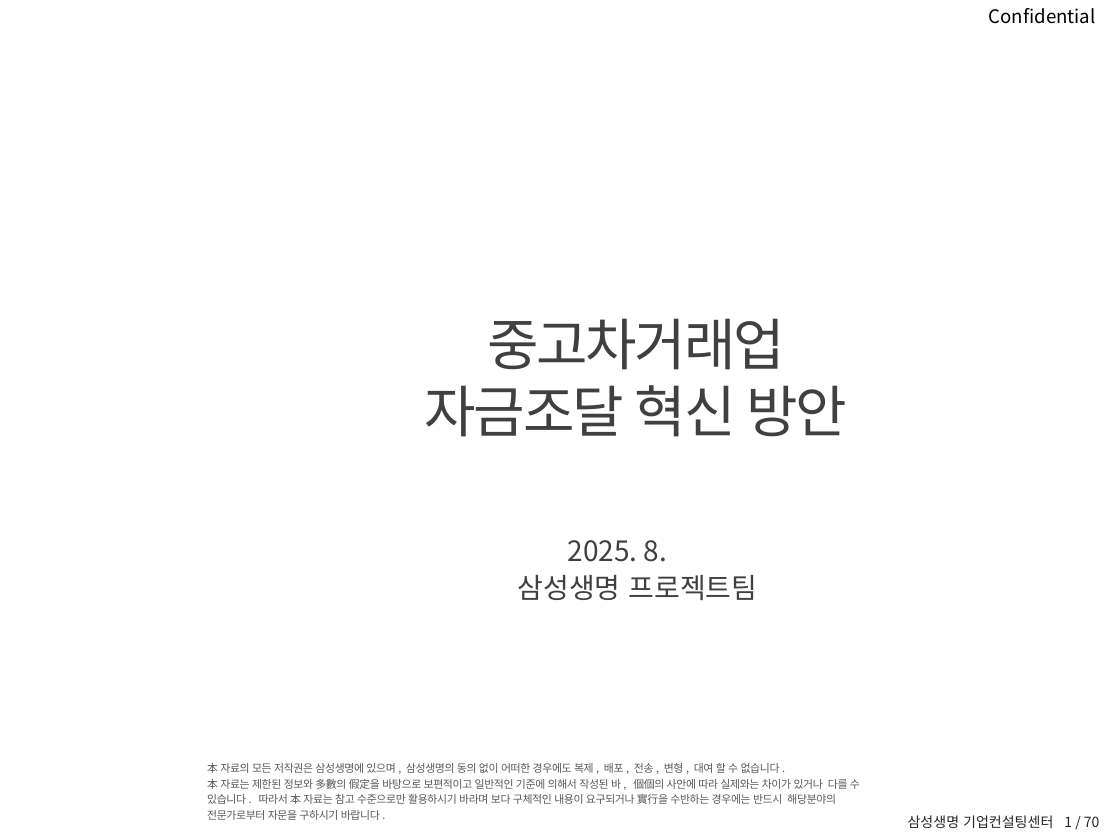
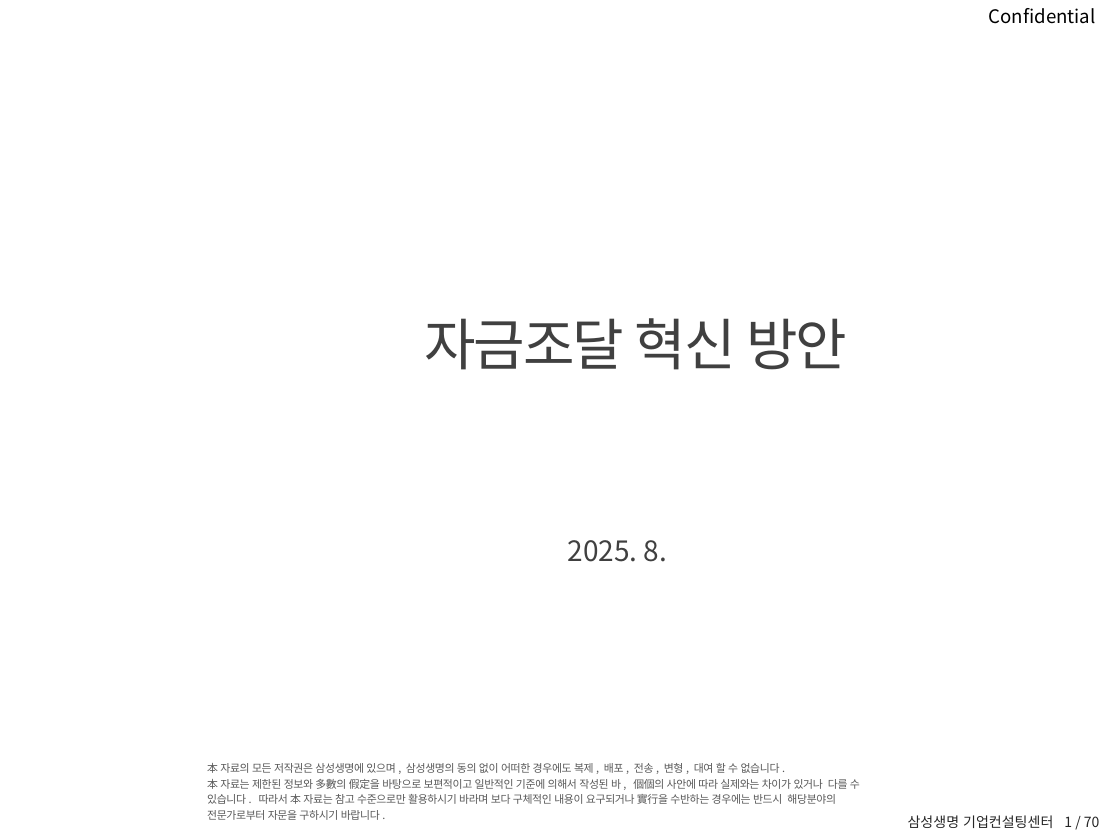
Before and after one commit to jlinsights/FamilyOffice, a slide deck: slide 1 of public/중고차거래업 자금조달 혁신방안.pptx. Drawn at 1120x840 pixels with LibreOffice and Linux fonts; fonts in the diff are those of the drawing; background and template pictures are left out. Boxes give left, top, right and bottom in pixels: in the first picture for what was removed or moved away, otherwise in the second. Text is boxed around its words. In the diff, an @@ line names an element or a change of style, - is before the commit and + after.

```diff
--- a/public/중고차거래업 자금조달 혁신방안.pptx
+++ b/public/중고차거래업 자금조달 혁신방안.pptx
@@ text at (487,318,784,370): paragraph removed @@
-중고차거래업
@@ text at (518,575,758,600): paragraph removed @@
-삼성생명 프로젝트팀
```
Also in this commit, not shown: 3 other slides changed, 4 slides added, 1 slide removed, 15 other files.
